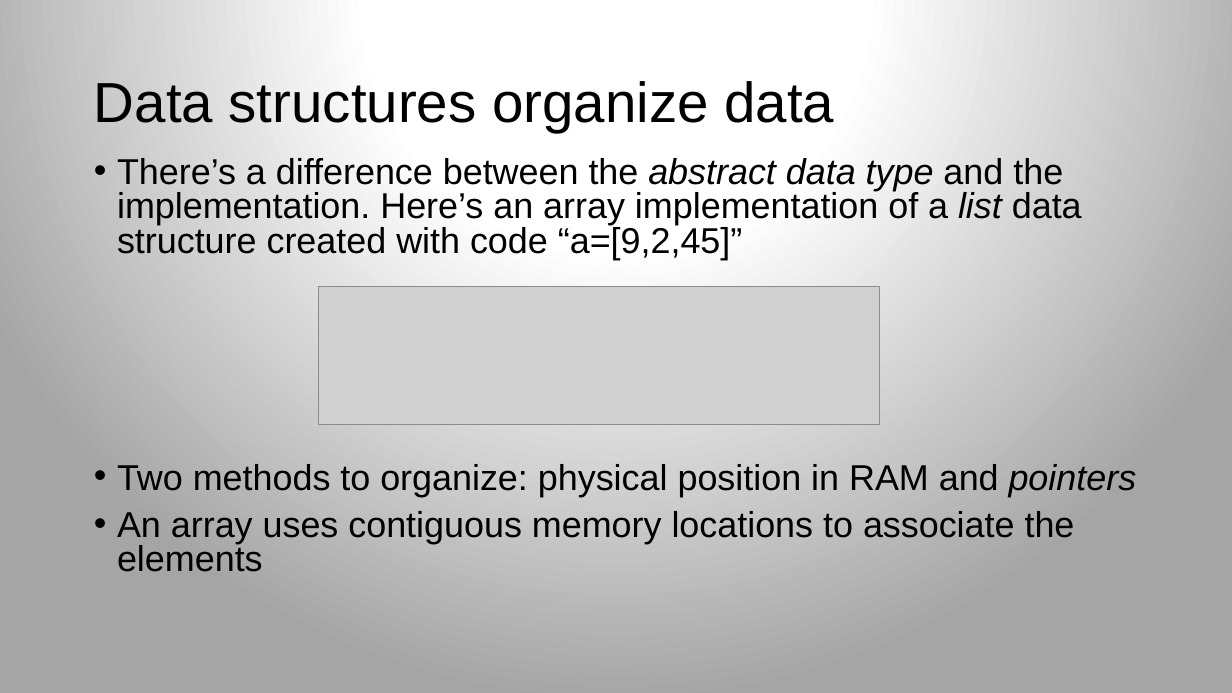
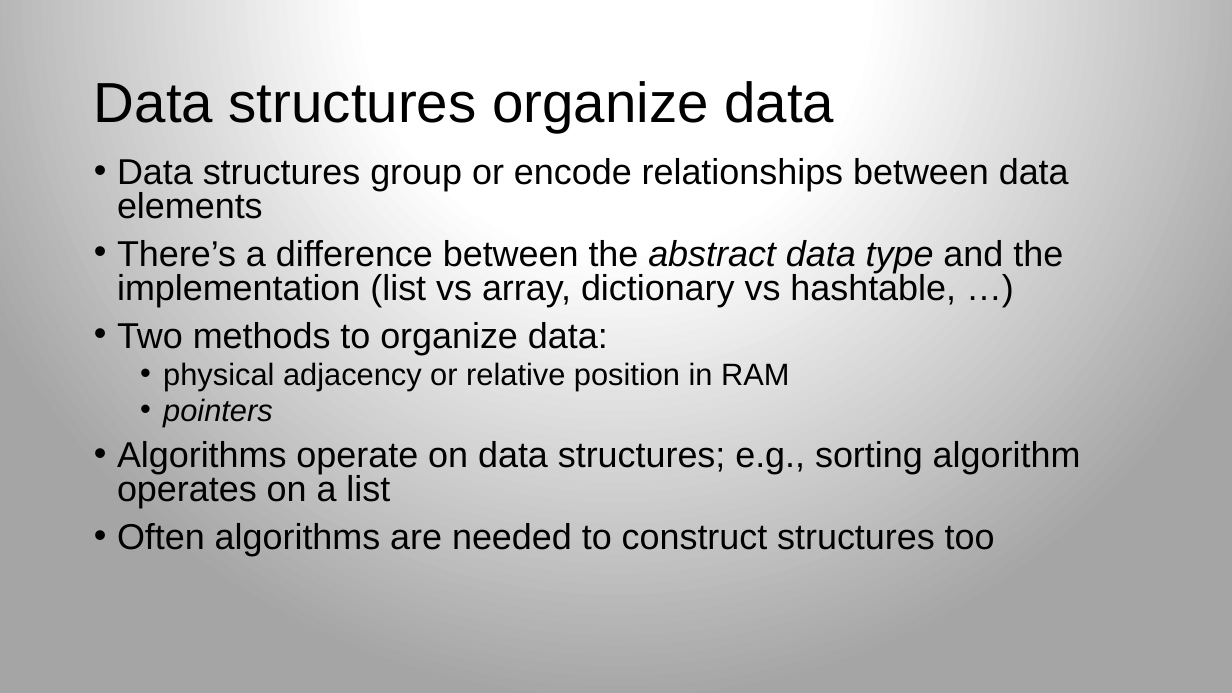
Before and after one commit to parrt/msds689, a slide deck: slide 2 of notes/core-data-structures.pptx (slide 4 before the commit). Drawn at 1232x693 pixels with LibreOffice and Linux fonts; fonts in the diff are those of the drawing; grey boxes stand for pictures; background and template pictures are left out. Boxes give left, top, right and bottom in pixels: in the first picture for what was removed or moved away, otherwise in the second. Text is boxed around its words. In the diff, an @@ line names an element or a change of style, - is before the commit and + after.

```diff
--- a/notes/core-data-structures.pptx
+++ b/notes/core-data-structures.pptx
@@ text at [117, 158, 1081, 556]: text changed @@
-• There’s a difference between the abstract data type and the implementation. Here’s an array implementation of a list data structure created with code “a=[9,2,45]”
-• Two methods to organize: physical position in RAM and pointers
-• An array uses contiguous memory locations to associate the elements
+• Data structures group or encode relationships between data elements
+• There’s a difference between the abstract data type and the implementation (list vs array, dictionary vs hashtable, …)
+• Two methods to organize data:
+  • physical adjacency or relative position in RAM
+  • pointers
+• Algorithms operate on data structures; e.g., sorting algorithm operates on a list
+• Often algorithms are needed to construct structures too
@@ picture removed at [319, 287, 880, 425] @@
```
Also in this commit, not shown: 8 other slides changed, 6 slides added, 2 slides removed, 4 other files.
